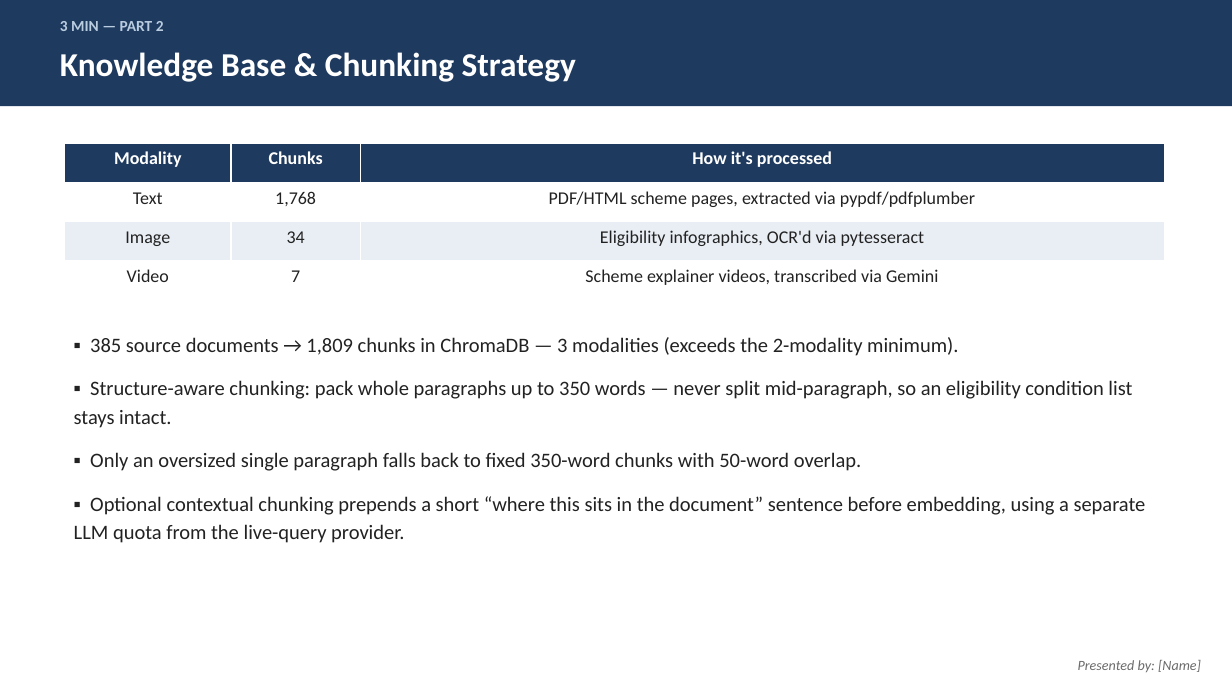
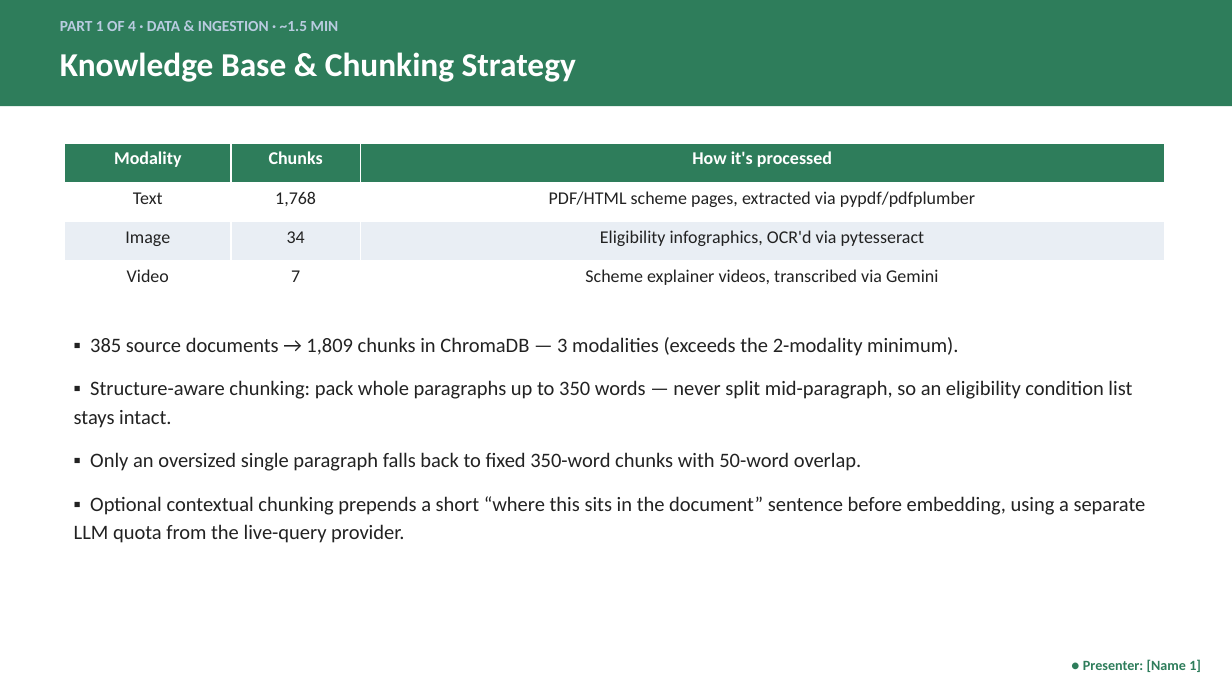
Before and after one commit to hm-base/sg-citizen-financial-assistant, a slide deck: slide 4 of deliverables/Presentation.pptx. Drawn at 1232x693 pixels with LibreOffice and Linux fonts; fonts in the diff are those of the drawing. Boxes give left, top, right and bottom in pixels: in the first picture for what was removed or moved away, otherwise in the second. Text is boxed around its words. In the diff, an @@ line names an element or a change of style, - is before the commit and + after.

Commit message:
Restructure presentation into 4 presenter parts
Group slides by the same 4 responsibility areas used in the report's
contributions table (Data & Ingestion, Retrieval, Generation &
Application, Evaluation & Testing) so the group can split delivery
across 4 people. Adds a roadmap/agenda slide, splits the combined
retrieval+generation design slide in two, and color-codes each part
with a presenter placeholder.

```diff
--- a/deliverables/Presentation.pptx
+++ b/deliverables/Presentation.pptx
@@ rectangle at (0,0,1232,106): fill #1F3A5F to #2E7D5B @@
@@ text at (60,21,339,31): text changed @@
-3 MIN — PART 2
+PART 1 OF 4 · DATA & INGESTION · ~1.5 MIN
@@ table at (65,143,1165,300) @@
@@ fill #1F3A5F to #2E7D5B in row 1 @@
@@ text at (1083,659,1201,672): text changed; text colour #6B6B6B to #2E7D5B; bold on; italic off @@
-Presented by: [Name]
+● Presenter: [Name 1]
```
Also in this commit, not shown: 10 other slides changed, 2 slides added.
